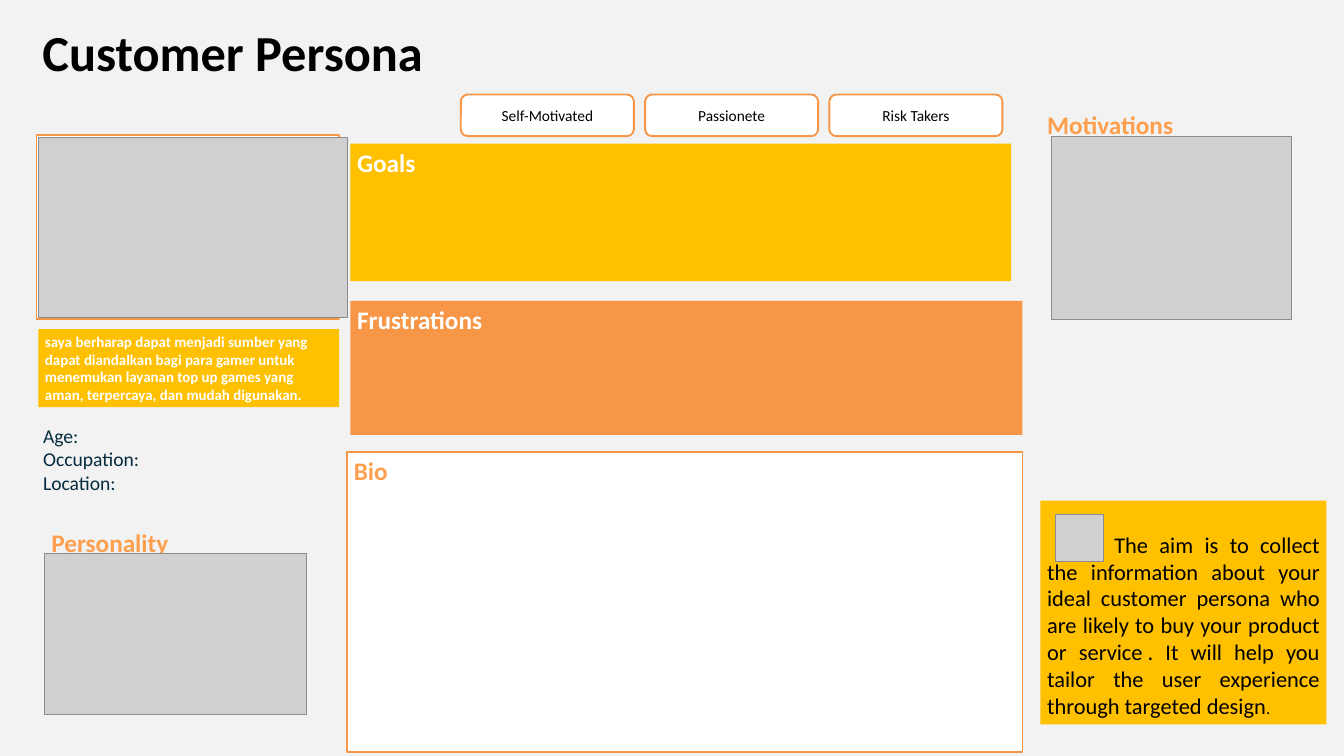
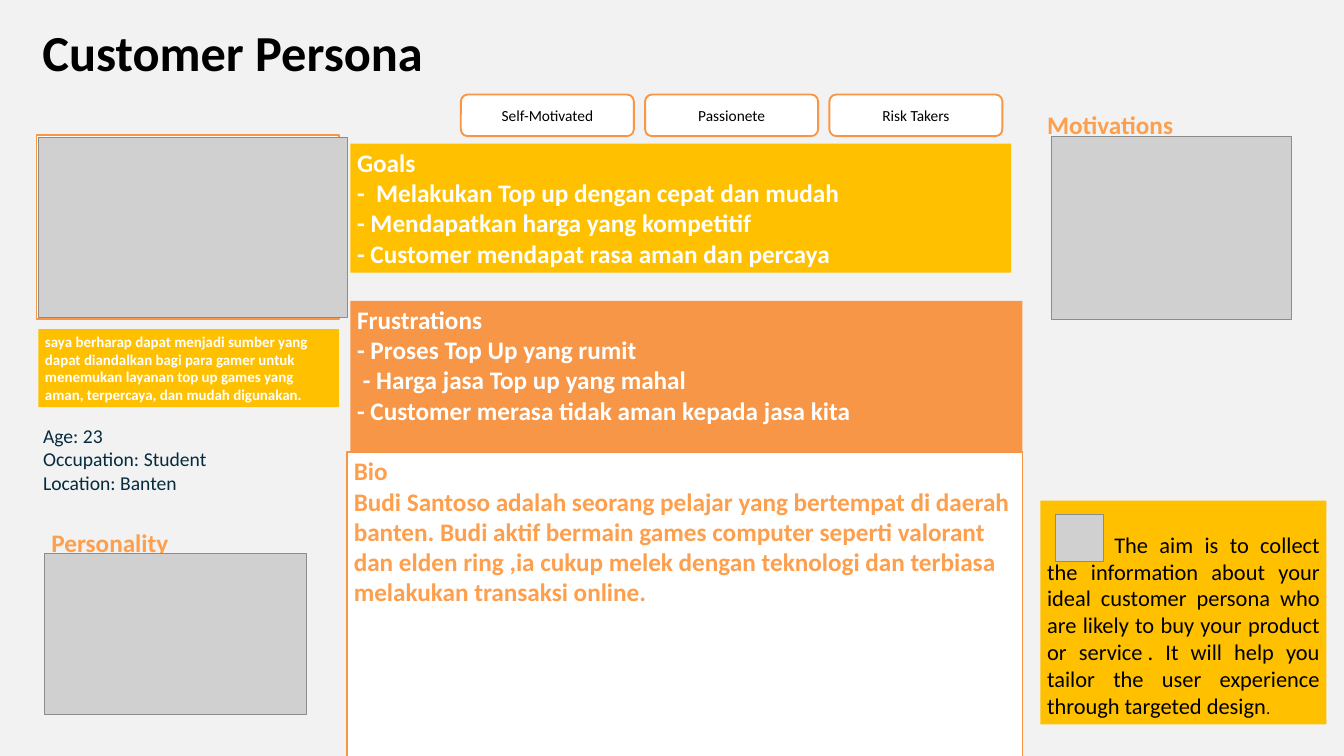
Before and after one commit to JonathanZefanya/Kuliah, a slide deck: slide 6 of Semester 4/Dasar Kewirausahaan/Pertemuan 3 (21-03-2024)/night market - milestone 1.pptx. Drawn at 1344x756 pixels with LibreOffice and Linux fonts; fonts in the diff are those of the drawing; grey boxes stand for pictures. Boxes give left, top, right and bottom in pixels: in the first picture for what was removed or moved away, otherwise in the second. Text is boxed around its words. In the diff, an @@ line names an element or a change of style, - is before the commit and + after.

```diff
--- a/Semester 4/Dasar Kewirausahaan/Pertemuan 3 (21-03-2024)/night market - milestone 1.pptx
+++ b/Semester 4/Dasar Kewirausahaan/Pertemuan 3 (21-03-2024)/night market - milestone 1.pptx
@@ rectangle "Goals": place and size @@
-rectangle "Goals" at <box>351,144,1011,281</box>
+rectangle "Goals" at <box>351,144,1011,273</box>
@@ text in rectangle at <box>370,184,838,267</box>: paragraphs added @@
+- Melakukan Top up dengan cepat dan mudah
+- Mendapatkan harga yang kompetitif
+- Customer mendapat rasa aman dan percaya
@@ rectangle "Frustrations": place and size @@
-rectangle "Frustrations" at <box>351,301,1023,435</box>
+rectangle "Frustrations" at <box>351,301,1023,454</box>
@@ text in rectangle at <box>370,341,850,425</box>: paragraphs added @@
+- Proses Top Up yang rumit
+- Harga jasa Top up yang mahal
+- Customer merasa tidak aman kepada jasa kita
@@ text at <box>43,430,207,490</box>: text changed @@
-Age:
-Occupation:
-Location:
+Age: 23
+Occupation: Student
+Location: Banten
@@ text in rectangle at <box>354,493,1009,601</box>: paragraph added @@
+Budi Santoso adalah seorang pelajar yang bertempat di daerah banten. Budi aktif bermain games computer seperti valorant dan elden ring ,ia cukup melek dengan teknologi dan terbiasa melakukan transaksi online.
```
Also in this commit, not shown: 8 other slides changed, 9 other files.
